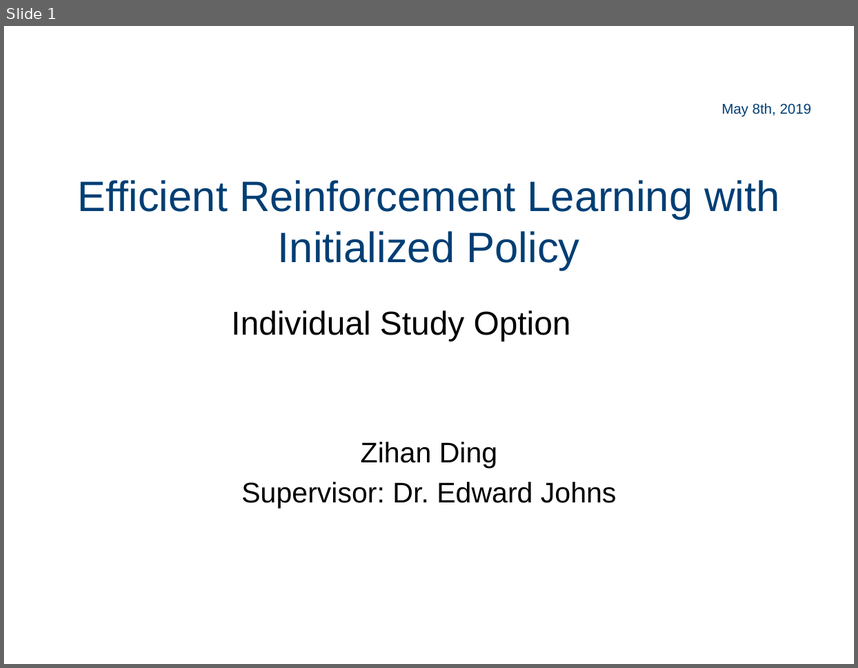
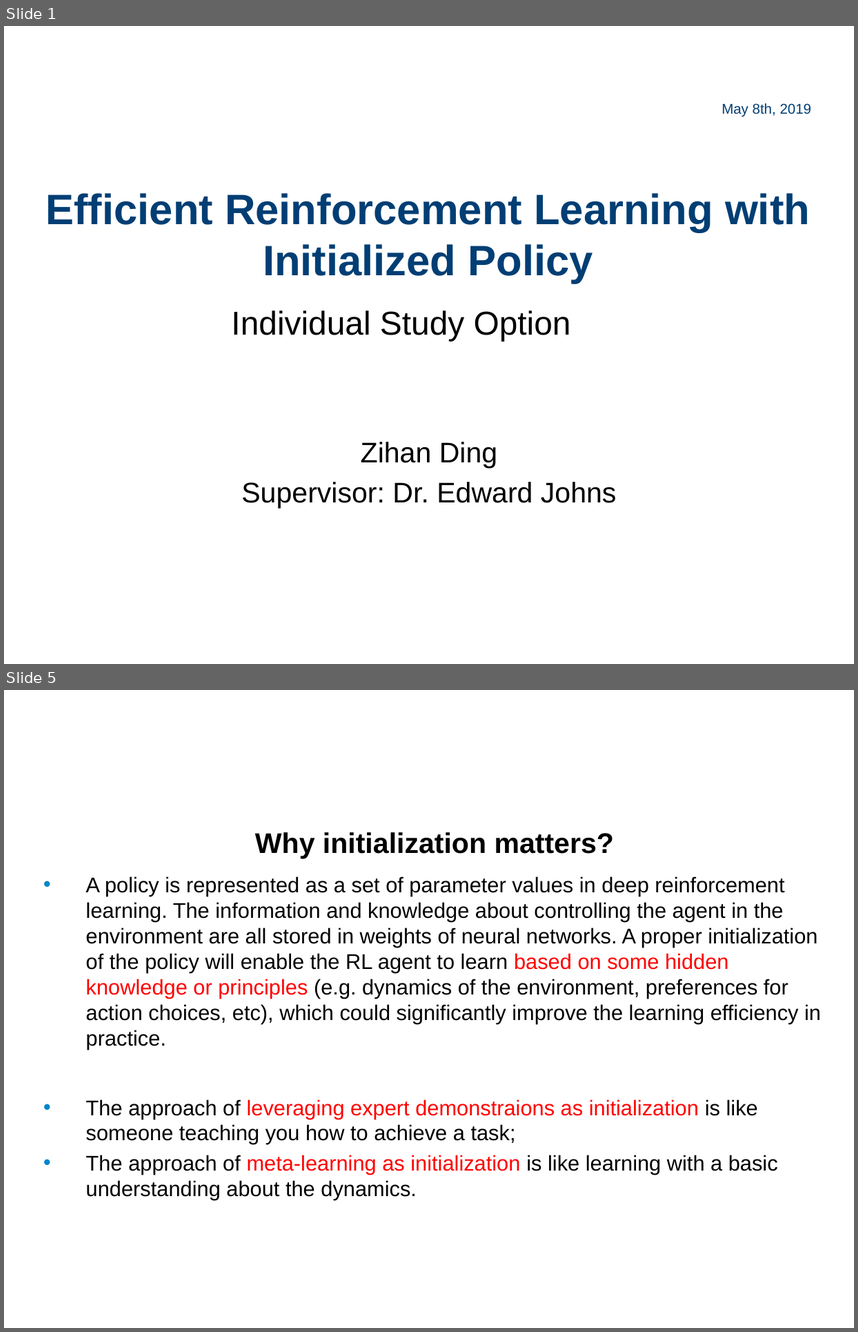
Before and after one commit to quantumiracle/Benchmark-Efficient-Reinforcement-Learning-with-Demonstrations, a slide deck: document/PPT/ISO_pre.pptx. Shown one above the other, each under a label of ours: slide 1 before the commit, slides 1 and 5 after it; the slides between them are not shown. The pictures are 858x668 and 858x1332 pixels, drawn with LibreOffice and Linux fonts; fonts in the diff are those of the drawing; background and template pictures are left out. Boxes give left, top, right and bottom in pixels: in the first picture for what was removed or moved away, otherwise in the second. Text is boxed around its words. In the diff, an @@ line names an element or a change of style, - is before the commit and + after.

```diff
--- a/document/PPT/ISO_pre.pptx
+++ b/document/PPT/ISO_pre.pptx
@@ slide 5 added at <box>4,690,854,1328</box>, background picture (left out) @@
@@ title added at <box>255,832,614,859</box>, 24 pt, text #000000, bold @@
+Why initialization matters?
@@ subtitle added at <box>86,876,821,1199</box>, 18 pt, text #000000 @@
+• A policy is represented as a set of parameter values in deep reinforcement learning. The information and knowledge about controlling the agent in the environment are all stored in weights of neural networks. A proper initialization of the policy will enable the RL agent to learn based on some hidden knowledge or principles (e.g. dynamics of the environment, preferences for action choices, etc), which could significantly improve the learning efficiency in practice.
+• The approach of leveraging expert demonstraions as initialization is like someone teaching you how to achieve a task;
+• The approach of meta-learning as initialization is like learning with a basic understanding about the dynamics.
@@ slide 1 changed as well @@
@@ title "Efficient Reinforcement Learning with Initialized ...": place and size @@
-title "Efficient Reinforcement Learning with Initialized ..." at <box>77,180,780,270</box>
+title "Efficient Reinforcement Learning with Initialized ..." at <box>45,193,810,283</box>
@@ title "Efficient Reinforcement Learning with Initialized ..." at <box>45,193,810,283</box>: bold on @@
```
Also in this commit, not shown: 1 other slide changed, 32 other slides added, 7 slides removed, 26 other files.
